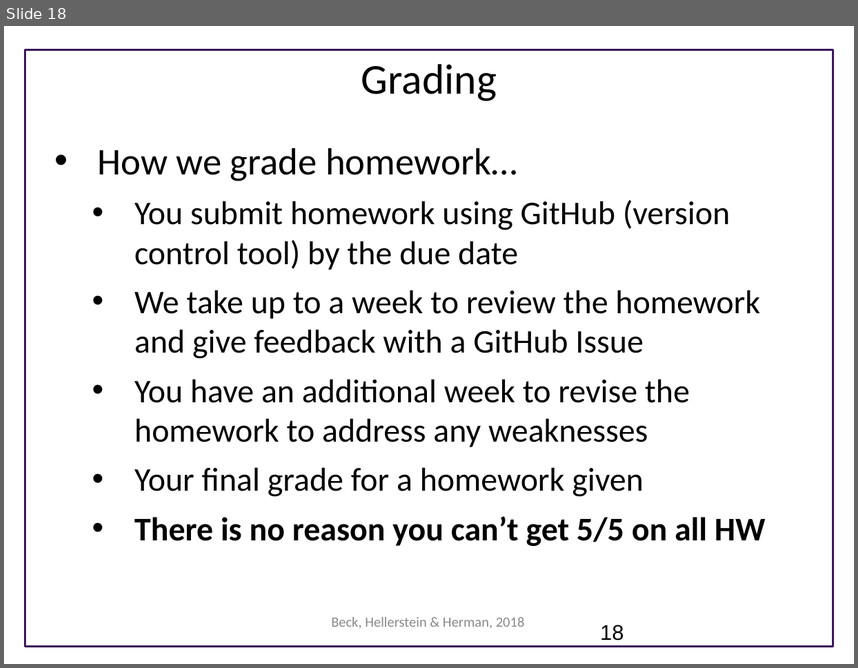
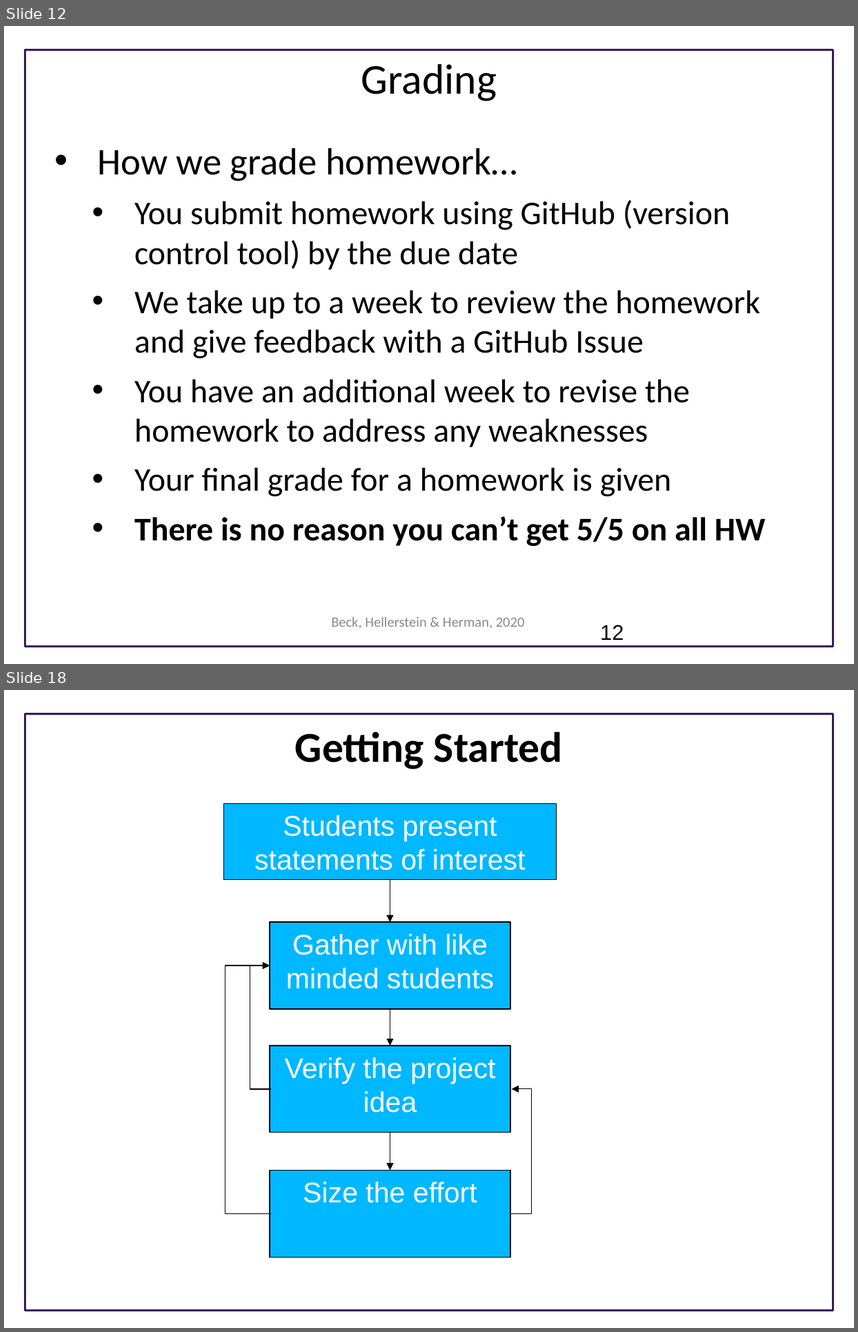
Before and after one commit to UWSEDS/LectureNotes, a slide deck: 01_CourseIntro_DataEssentials/Course Introduction.pptx. Shown one above the other, each under a label of ours: slide 18 before the commit, slides 12 and 18 after it; the slides between them are not shown. The pictures are 858x668 and 858x1332 pixels, drawn with LibreOffice and Linux fonts; fonts in the diff are those of the drawing; background and template pictures are left out. Boxes give left, top, right and bottom in pixels: in the first picture for what was removed or moved away, otherwise in the second. Text is boxed around its words. In the diff, an @@ line names an element or a change of style, - is before the commit and + after.

Commit message:
revised the intro for this year to match the plan and to focus more on projects

```diff
--- a/01_CourseIntro_DataEssentials/Course Introduction.pptx
+++ b/01_CourseIntro_DataEssentials/Course Introduction.pptx
@@ slide 18 added at [4,690,854,1328], background #FFFFFF; not listed: 1 template element that a slide beside it also shows @@
@@ title added at [295,731,563,769], 36 pt, text #000000, bold @@
+Getting Started
@@ rectangle added at [223,803,557,880], fill #00B8FF, outline #000000 0.75 pt, 24 pt, text #FFFFFF @@
+Students present statements of interest
@@ arrow added from (390, 880) to (390, 922), #000000 0.75 pt @@
@@ rectangle added at [269,922,510,1009], fill #00B8FF, outline #000000 0.75 pt, 24 pt, text #FFFFFF @@
+Gather with like minded students
@@ elbow arrow added from (271, 1214) to (269, 965), #000000 0.75 pt @@
@@ elbow arrow added from (271, 1089) to (269, 965), #000000 0.75 pt @@
@@ arrow added from (390, 1009) to (390, 1045), #000000 0.75 pt @@
@@ rectangle added at [269,1045,510,1132], fill #00B8FF, outline #000000 0.75 pt, 24 pt, text #FFFFFF @@
+Verify the project idea
@@ elbow arrow added from (510, 1214) to (512, 1089), #000000 0.75 pt @@
@@ arrow added from (390, 1132) to (390, 1170), #000000 0.75 pt @@
@@ rectangle added at [269,1170,510,1256], fill #00B8FF, outline #000000 0.75 pt, 24 pt, text #FFFFFF @@
+Size the effort
@@ what was slide 18 is now slide 12 @@
@@ slide 12 changed as well @@
@@ text at [134,467,672,497]: text changed @@
-  • Your final grade for a homework given
+  • Your final grade for a homework is given
@@ text at [331,617,525,628]: text changed @@
-Beck, Hellerstein & Herman, 2018
+Beck, Hellerstein & Herman, 2020
@@ page number at [600,624,624,639]: text changed @@
-18
+12
```
Also in this commit, not shown: 12 other slides changed, 11 other slides added, 6 slides removed.
